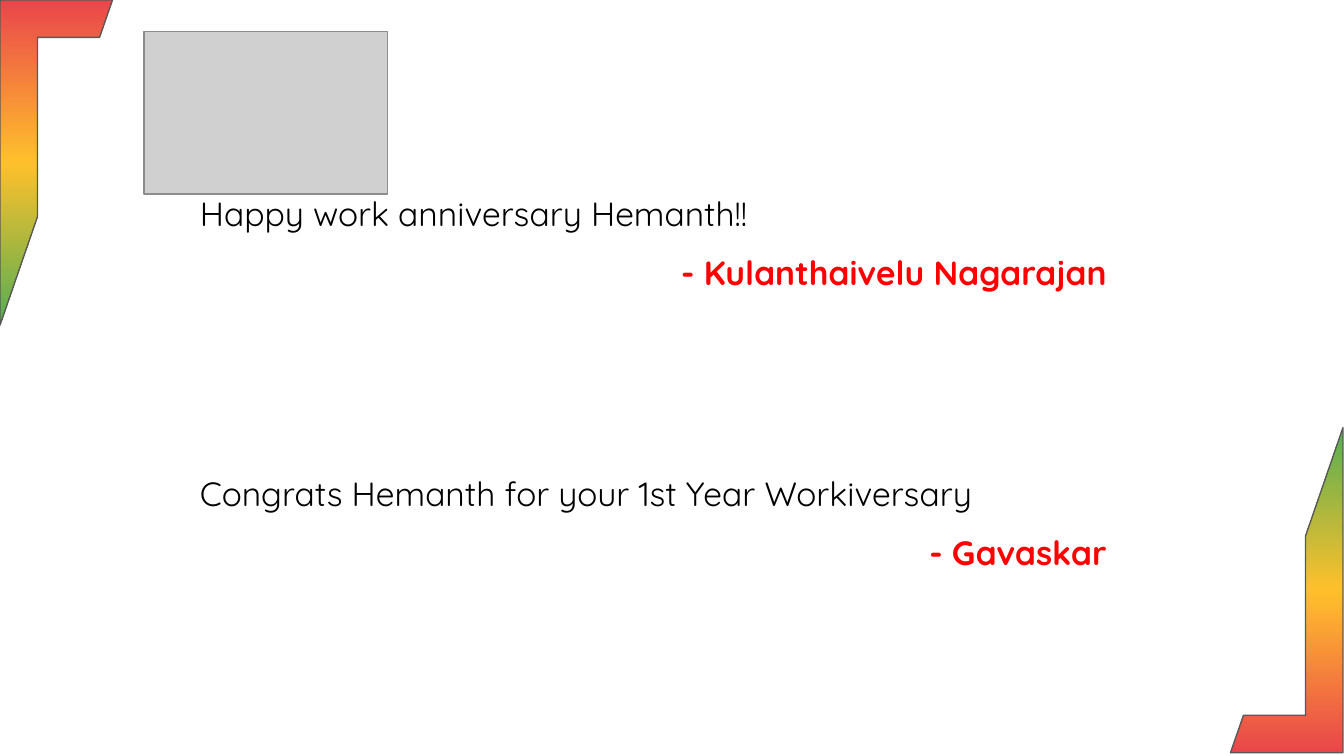
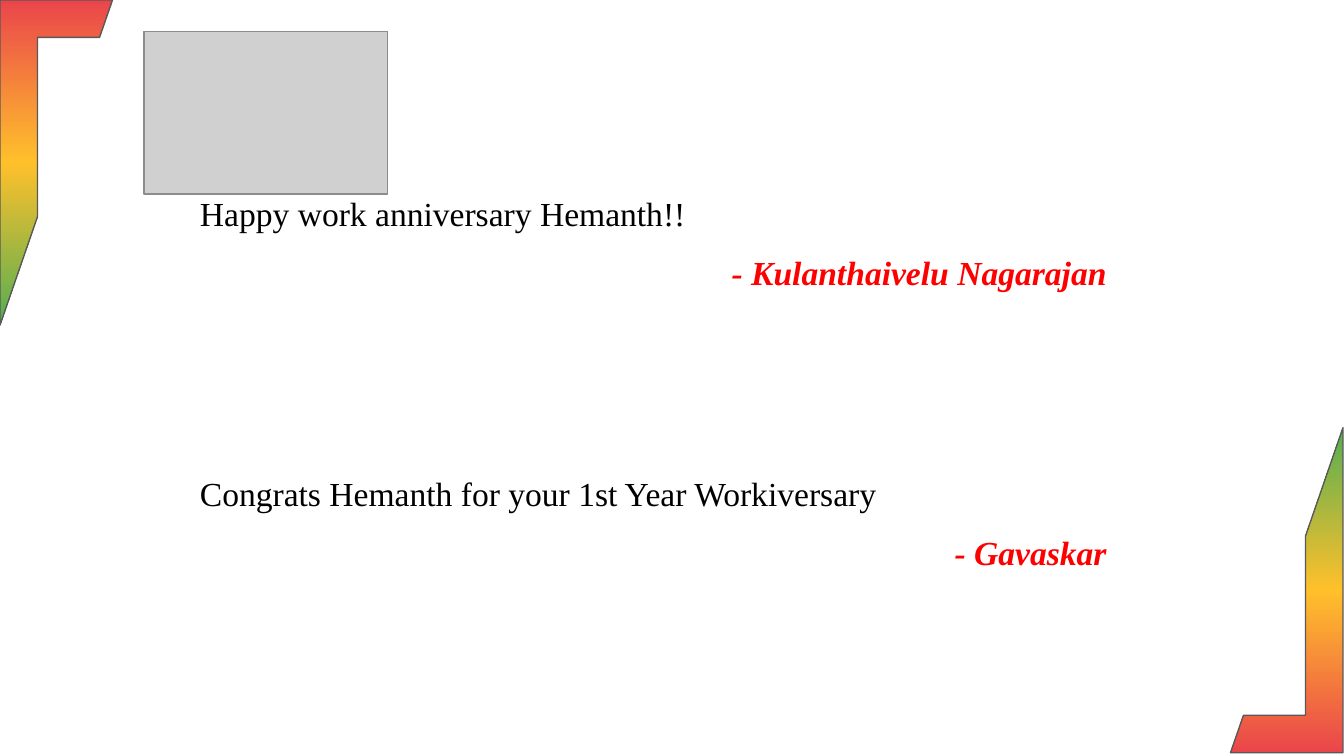
Before and after one commit to Harisudhan23/HR-automation-UI, a slide deck: slide 6 of media/Final_Anniversary_Presentation.pptx. Drawn at 1344x756 pixels with LibreOffice and Linux fonts; fonts in the diff are those of the drawing; grey boxes stand for pictures; background and template pictures are left out. Boxes give left, top, right and bottom in pixels: in the first picture for what was removed or moved away, otherwise in the second. Text is boxed around its words. In the diff, an @@ line names an element or a change of style, - is before the commit and + after.

```diff
--- a/media/Final_Anniversary_Presentation.pptx
+++ b/media/Final_Anniversary_Presentation.pptx
@@ text "Happy work anniversary Hemanth!!" at (200,202,685,233): font Quicksand to Times New Roman @@
@@ text "- Kulanthaivelu Nagarajan": place and size @@
-text "- Kulanthaivelu Nagarajan" at (704,260,1107,292)
+text "- Kulanthaivelu Nagarajan" at (751,261,1106,292)
@@ text "- Kulanthaivelu Nagarajan" at (751,261,1106,292): font Quicksand to Times New Roman, italic on @@
@@ text "Congrats Hemanth for your 1st ..." at (200,482,876,513): font Quicksand to Times New Roman @@
@@ text "- Gavaskar" at (974,541,1106,566): font Quicksand to Times New Roman, italic on @@
@@ text "- Gavaskar": place and size @@
-text "- Gavaskar" at (952,540,1107,566)
+text "- Gavaskar" at (974,541,1106,566)
```
Also in this commit, not shown: 11 other slides changed, 11 other files.
